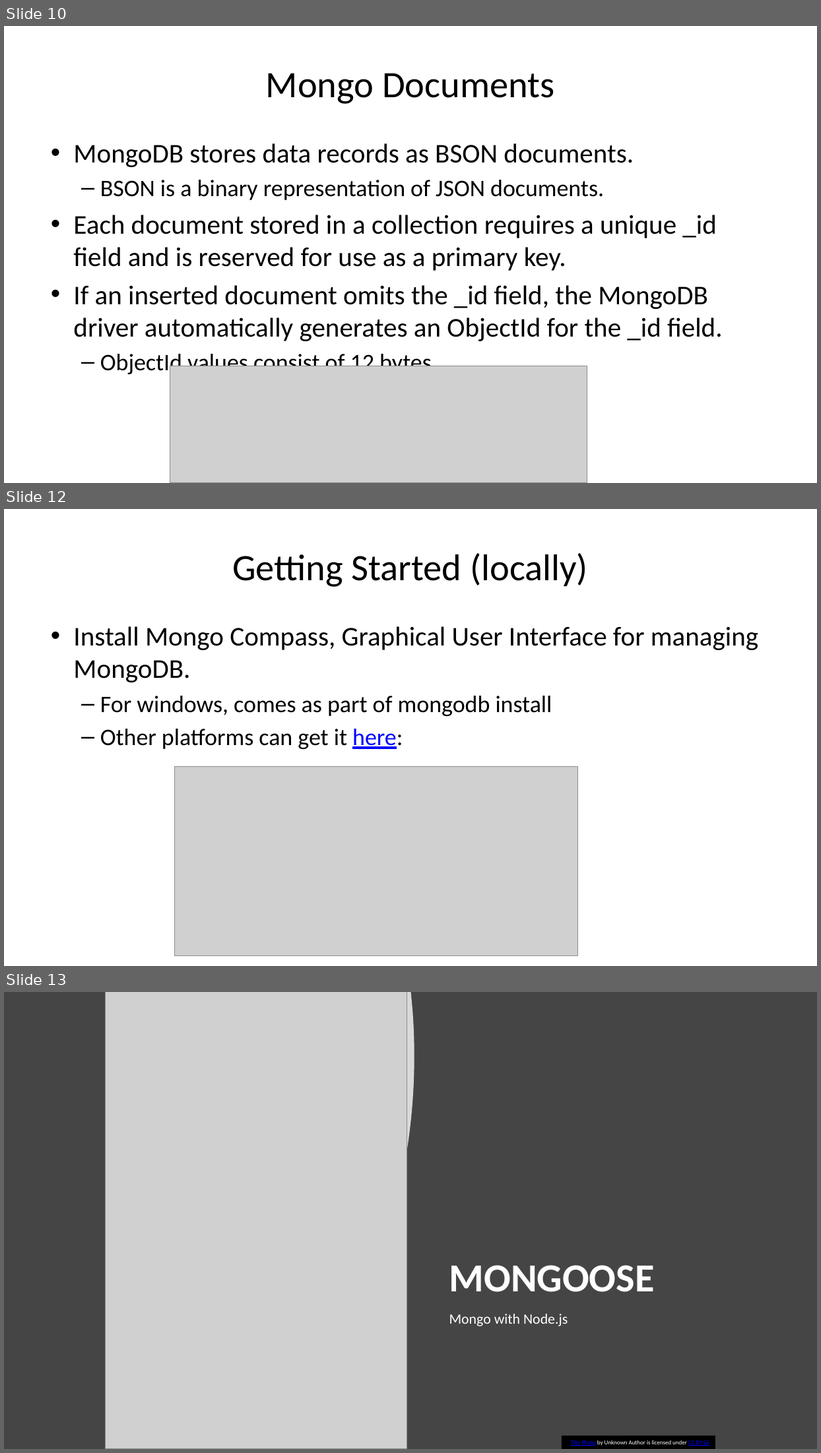
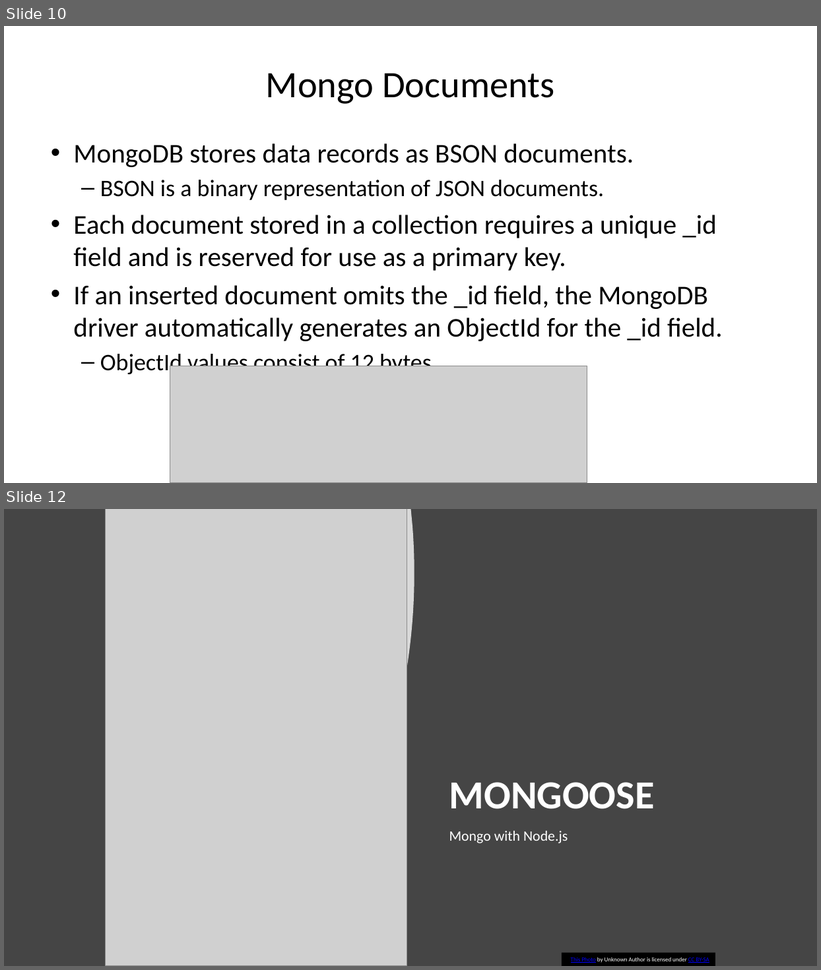
Before and after one commit to diarmuidoconnor/ewd-module-2025, a slide deck: topic10/talk-1/mongoDB-2020.pptx. Shown one above the other, each under a label of ours: slides 10, 12 and 13 before the commit, slides 10 and 12 after it; the slides between them are not shown. The pictures are 821x1453 and 821x970 pixels, drawn with LibreOffice and Linux fonts; fonts in the diff are those of the drawing; grey boxes stand for pictures. Boxes give left, top, right and bottom in pixels: in the first picture for what was removed or moved away, otherwise in the second. Text is boxed around its words. In the diff, an @@ line names an element or a change of style, - is before the commit and + after.

```diff
--- a/topic10/talk-1/mongoDB-2020.pptx
+++ b/topic10/talk-1/mongoDB-2020.pptx
@@ slide 12 removed at bbox=[4, 509, 817, 966], background #FFFFFF @@
@@ title removed at bbox=[232, 553, 588, 587] @@
-Getting Started (locally)
@@ text removed at bbox=[73, 626, 758, 749] @@
-• Install Mongo Compass, Graphical User Interface for managing MongoDB.
-  – For windows, comes as part of mongodb install
-  – Other platforms can get it here:
@@ picture removed at bbox=[175, 766, 578, 956] @@
@@ what was slide 13 is now slide 12 @@
```
Also in this commit, not shown: 1 slide changed, 1 slide added, 1 other slide removed, 7 other files.
